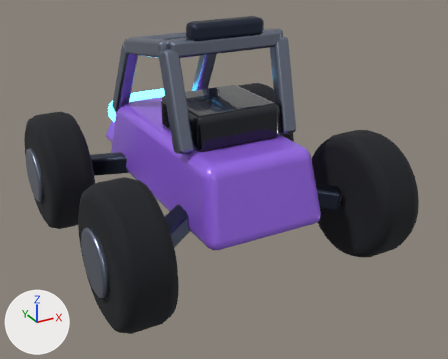
The glTF model public/models/robot-3.glb as it was, and as the next commit left it.
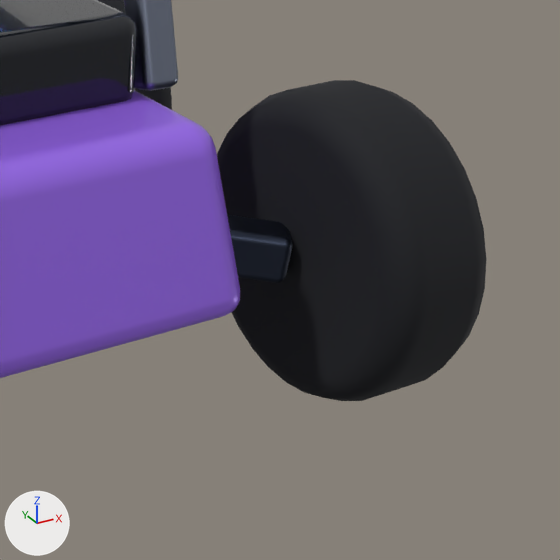
The first picture shows the older version from a camera (50 mm lens) standing at (-0.745, -1.482, 0.907) and looking at (0.028, -0.076, 0.205). The close-ups show the older and then the newer version on the part from 50% to 100% of the width and 27% to 89% of the height of that picture. Only the edits that show in the close-ups are written down. Every picture has the same lights, and +X, +Y and +Z are marked at lower left. Where no turn or scale is listed for an object, it has been applied to the vertices.

In view in the first close-up: 'axle.002', 'hoop_up.001', 'seat', 'spine', 'wheel.002' and 1 more.
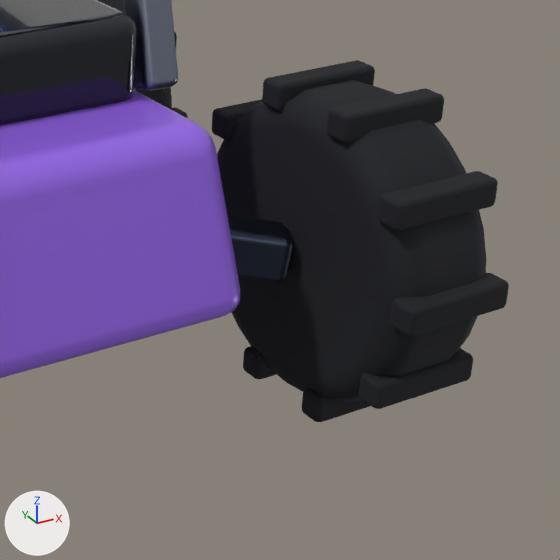
Pixel boxes (x1, y1, x2, y2) of what changed, in the close-ups (560 x 560 px):
'lug.024', added (black): after (378, 171, 498, 230)
'lug.025', added (black): after (390, 273, 509, 336)
'lug.023', added (black): after (327, 88, 444, 143)
'lug.026', added (black): after (359, 348, 473, 409)
'lug.022', added (black): after (262, 60, 375, 111)
'lug.027', added (black): after (302, 388, 370, 422)
'lug.021', added (black): after (212, 99, 262, 140)
'lug.028', added (black): after (243, 346, 277, 379)
'lug.035', added (mostly hidden): after (170, 107, 188, 118)

What the commit changed:
Mesh me_lug_035 is new.
It has 56 vertices, 108 faces and spans x -0.0675..0.0675, y -0.016..0.016, z -0.016..0.016.
It uses material mat_rubber (black #15171d).
Object 'lug.035' (ob_lug_035) is new; it shows me_lug_035.
Its location is (0.345, 0.111, 0.175).
Object 'lug.028' (ob_lug_028) is new; it shows a copy of me_lug_035.
Its location is (0.345, -0.231, 0.01).
Object 'lug.027' (ob_lug_027) is new; it shows a copy of me_lug_035.
Its location is (0.345, -0.339, 0.01).
Object 'lug.026' (ob_lug_026) is new; it shows a copy of me_lug_035.
Its location is (0.345, -0.426, 0.073).
Object 'lug.025' (ob_lug_025) is new; it shows a copy of me_lug_035.
Its location is (0.345, -0.459, 0.175).
Object 'lug.024' (ob_lug_024) is new; it shows a copy of me_lug_035.
Its location is (0.345, -0.426, 0.277).
Object 'lug.023' (ob_lug_023) is new; it shows a copy of me_lug_035.
Its location is (0.345, -0.339, 0.34).
Object 'lug.022' (ob_lug_022) is new; it shows a copy of me_lug_035.
Its location is (0.345, -0.231, 0.34).
Object 'lug.021' (ob_lug_021) is new; it shows a copy of me_lug_035.
Its location is (0.345, -0.144, 0.277).
